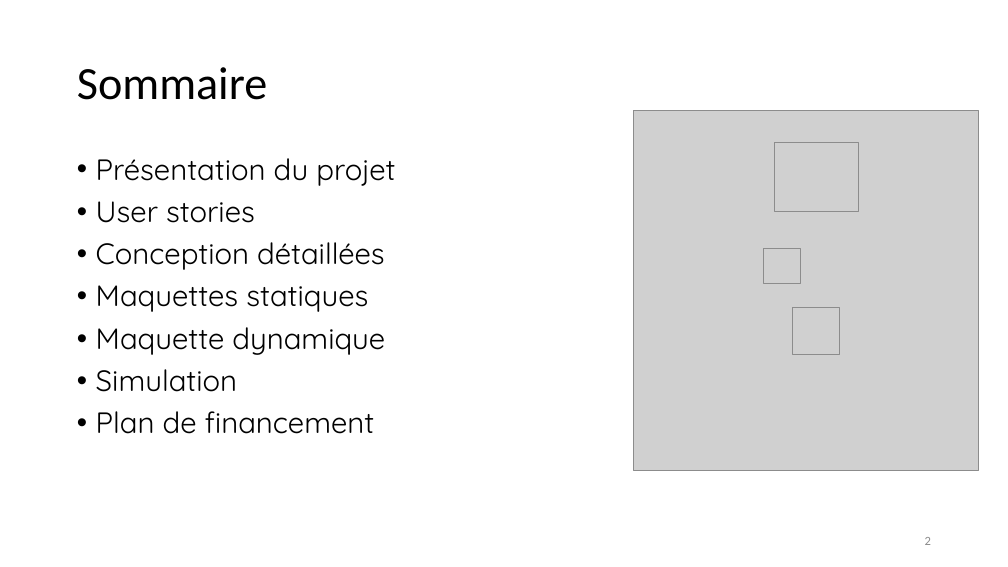
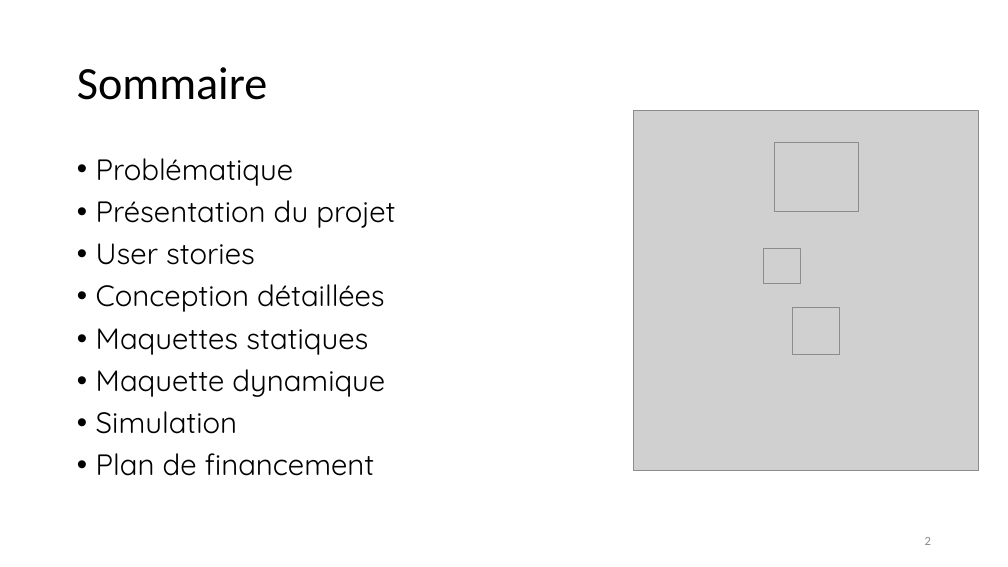
Before and after one commit to Damien-Collot/Repart, a slide deck: slide 2 of Présentation Repart.pptx. Drawn at 1008x567 pixels with LibreOffice and Linux fonts; fonts in the diff are those of the drawing; grey boxes stand for pictures. Boxes give left, top, right and bottom in pixels: in the first picture for what was removed or moved away, otherwise in the second. Text is boxed around its words. In the diff, an @@ line names an element or a change of style, - is before the commit and + after.

```diff
--- a/Présentation Repart.pptx
+++ b/Présentation Repart.pptx
@@ text at (96, 158, 293, 186): paragraph added @@
+• Problématique
```
Also in this commit, not shown: 8 other slides changed, 2 slides added, 5 other files.
